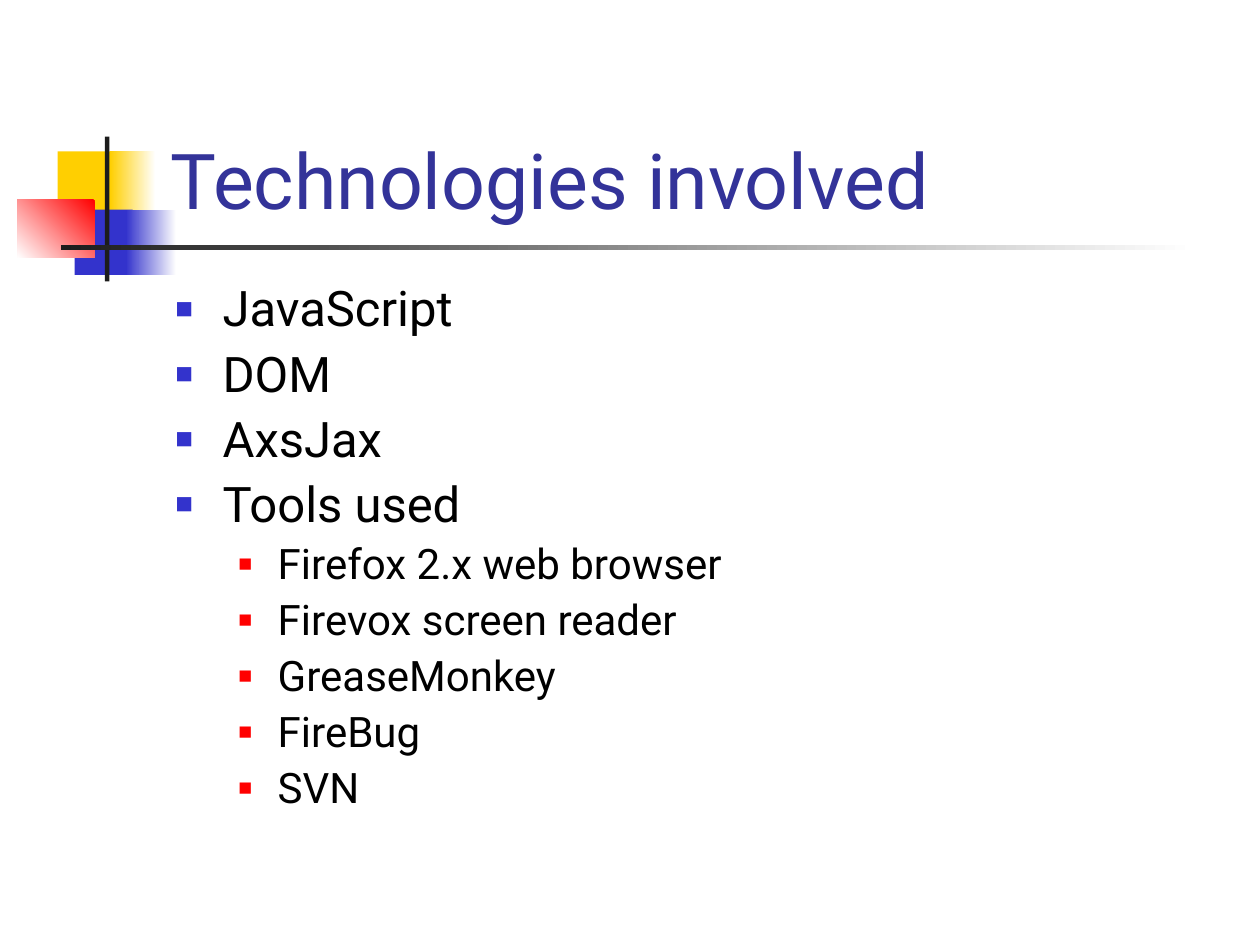
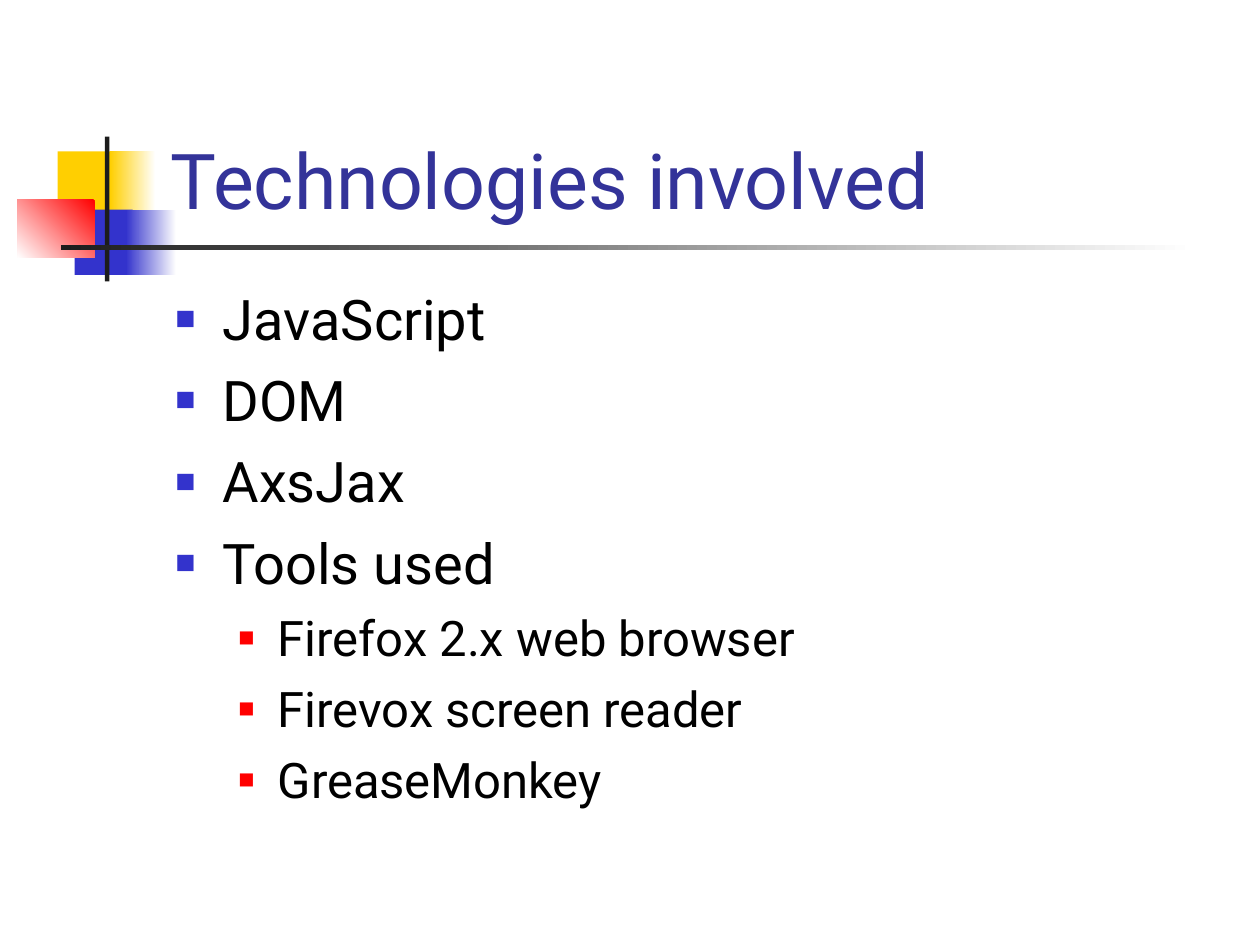
Before and after one commit to ProjPossibility/pp-axsjax-scripts, a slide deck: slide 4 of AxsJax.ppt. Drawn at 1260x945 pixels with LibreOffice and Linux fonts; fonts in the diff are those of the drawing. Boxes give left, top, right and bottom in pixels: in the first picture for what was removed or moved away, otherwise in the second. Text is boxed around its words. In the diff, an @@ line names an element or a change of style, - is before the commit and + after.

```diff
--- a/AxsJax.ppt
+++ b/AxsJax.ppt
@@ text "JavaScript" at (223,299,795,809): size 28 to 32 pt in "JavaScript", "DOM", "AxsJax", "Tools used"; size 24 to 28 pt in "Firefox 2.x web browser", "Firevox screen reader", "GreaseMonkey"; line spacing 0.9 to 1; more space between paragraphs @@
@@ text at (278,716,420,804): paragraphs removed @@
-  ■ FireBug
-  ■ SVN
```
Also in this commit, not shown: 1 other slide changed, 3 slides added, 1 other file.
